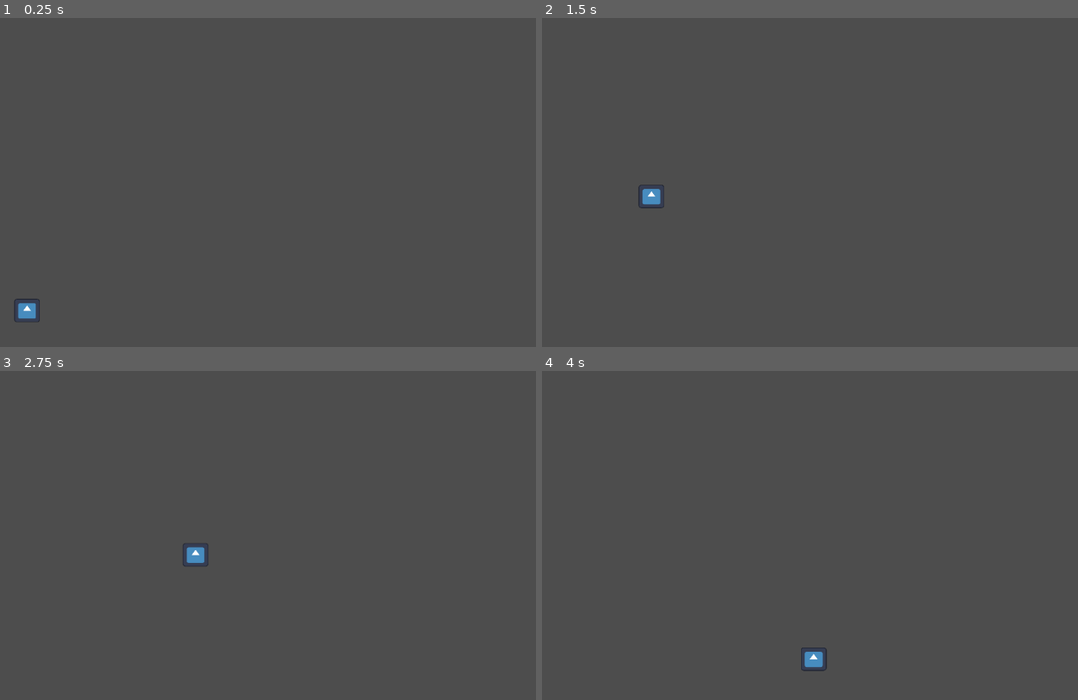
Above: before the commit, frames 1-4 (two rows, left to right).
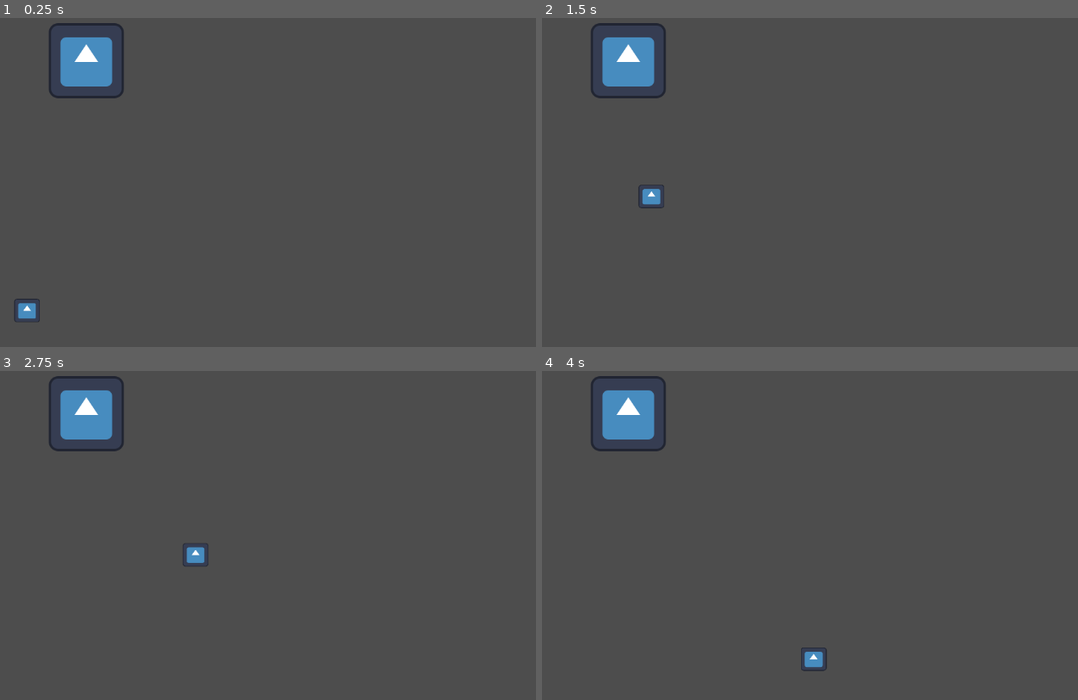
Above: after the commit, the same moments.

Repository: Aaron-C63/Pinky-Vs-BrAIn
Game: Godot game, scene res://Scenes/testing_scene.tscn
Two runs of this game, one before a commit and one after it. Both use one fixed random seed, a clock stepped at 60 frames per second and the inputs below. The engine's default icon, where the game draws it, is replaced by a stand-in: a white triangle on a blue panel in a dark square.
Inputs:
- Up to frame 1 (0.25 s): no input
- Up to frame 2 (1.5 s): tap Enter (ui_accept) at 0.5, 0.77 s
- Up to frame 3 (2.75 s): tap Enter (ui_accept) at 1.52 s
- Up to frame 4 (4 s): tap Enter (ui_accept) at 3.02, 3.77 s

The runs differ from the first frame. In frame 1, 1.8% of the frame differs, in the area x 9-24%, y 1-25%; in frame 2, 1.8%; in frame 3, 1.8%; in frame 4, 1.8%.

Commit message:
ns change

Diff:
--- a/Scenes/testing_scene.tscn
+++ b/Scenes/testing_scene.tscn
@@ -66,6 +66,10 @@
 [node name="CollisionShape2D" type="CollisionShape2D" parent="Area2D3"]
 shape = SubResource("CapsuleShape2D_30kgl")
 
+[node name="Icon" type="Sprite2D" parent="."]
+position = Vector2(147, 158)
+texture = ExtResource("1_gy5by")
+
 [connection signal="area_entered" from="Area2D" to="Path2D/PathFollow2D/Sprite2D" method="_on_area_2d_area_entered"]
 [connection signal="area_entered" from="Area2D4" to="Path2D/PathFollow2D/Sprite2D" method="_on_area_2d_area_entered"]
 [connection signal="area_entered" from="Area2D2" to="Path2D/PathFollow2D/Sprite2D" method="_on_area_2d_area_entered"]
